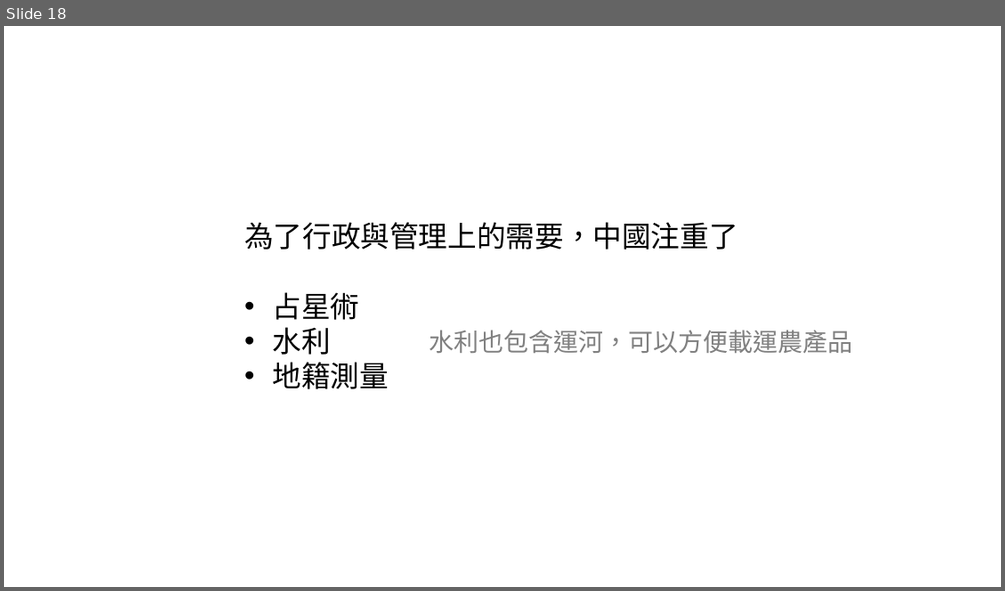
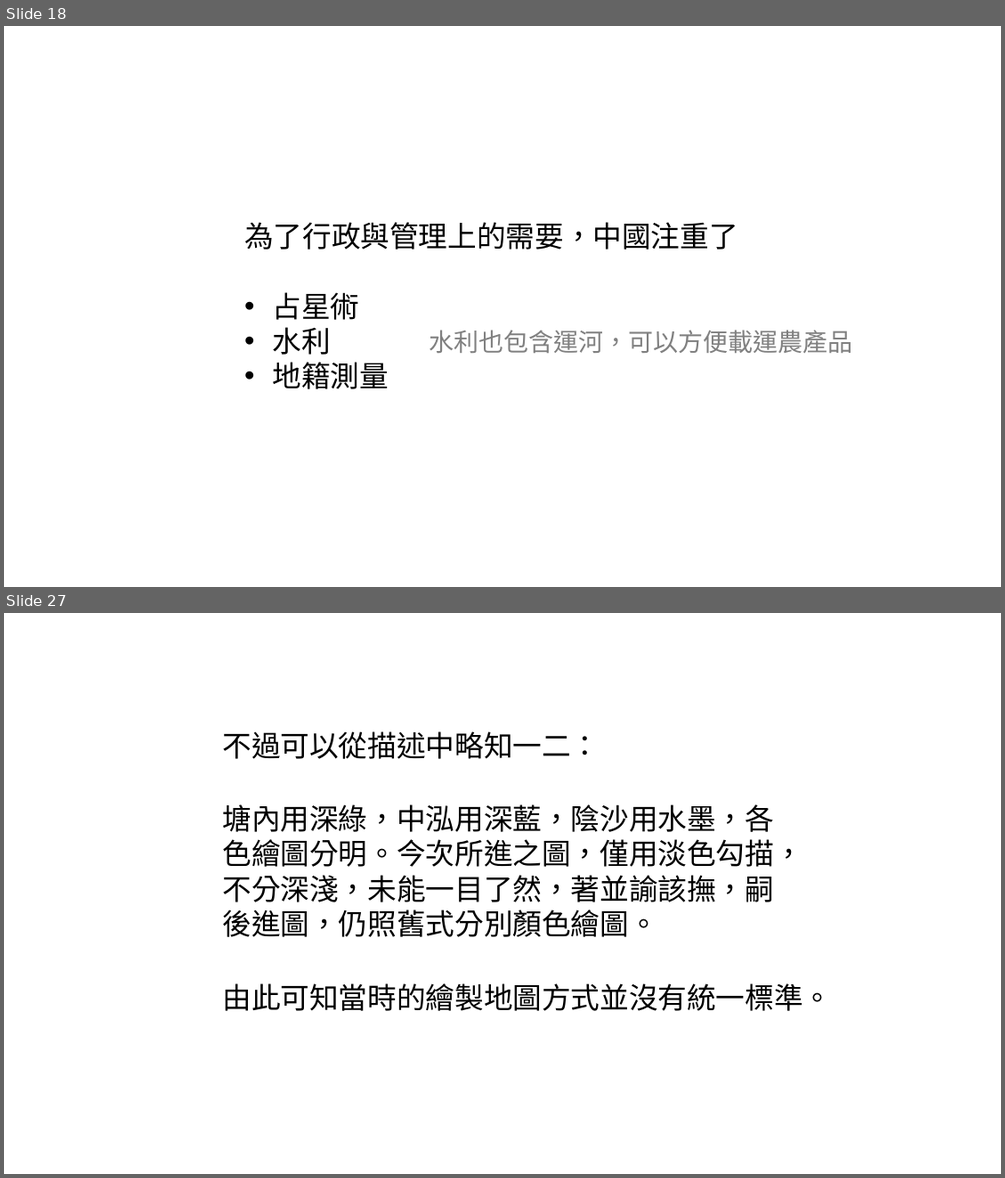
Before and after one commit to LittleD3092/My-Vault, a slide deck: 地圖/大地的量度.pptx. Shown one above the other, each under a label of ours: slide 18 before the commit, slides 18 and 27 after it; the slides between them are not shown. The pictures are 1005x591 and 1005x1178 pixels, drawn with LibreOffice and Linux fonts; fonts in the diff are those of the drawing. Boxes give left, top, right and bottom in pixels: in the first picture for what was removed or moved away, otherwise in the second. Text is boxed around its words. In the diff, an @@ line names an element or a change of style, - is before the commit and + after.

```diff
--- a/地圖/大地的量度.pptx
+++ b/地圖/大地的量度.pptx
@@ slide 27 added at box(4, 613, 1001, 1174), background #FFFFFF @@
@@ text added at box(222, 731, 599, 759), 28 pt, text #000000 @@
+不過可以從描述中略知一二：
@@ text added at box(222, 804, 802, 937), 28 pt, text #000000 @@
+塘內用深綠，中泓用深藍，陰沙用水墨，各色繪圖分明。今次所進之圖，僅用淡色勾描，不分深淺，未能一目了然，著並諭該撫，嗣後進圖，仍照舊式分別顏色繪圖。
@@ text added at box(222, 983, 832, 1011), 28 pt, text #000000 @@
+由此可知當時的繪製地圖方式並沒有統一標準。
```
Also in this commit, not shown: 2 slides changed, 99 other slides added.
